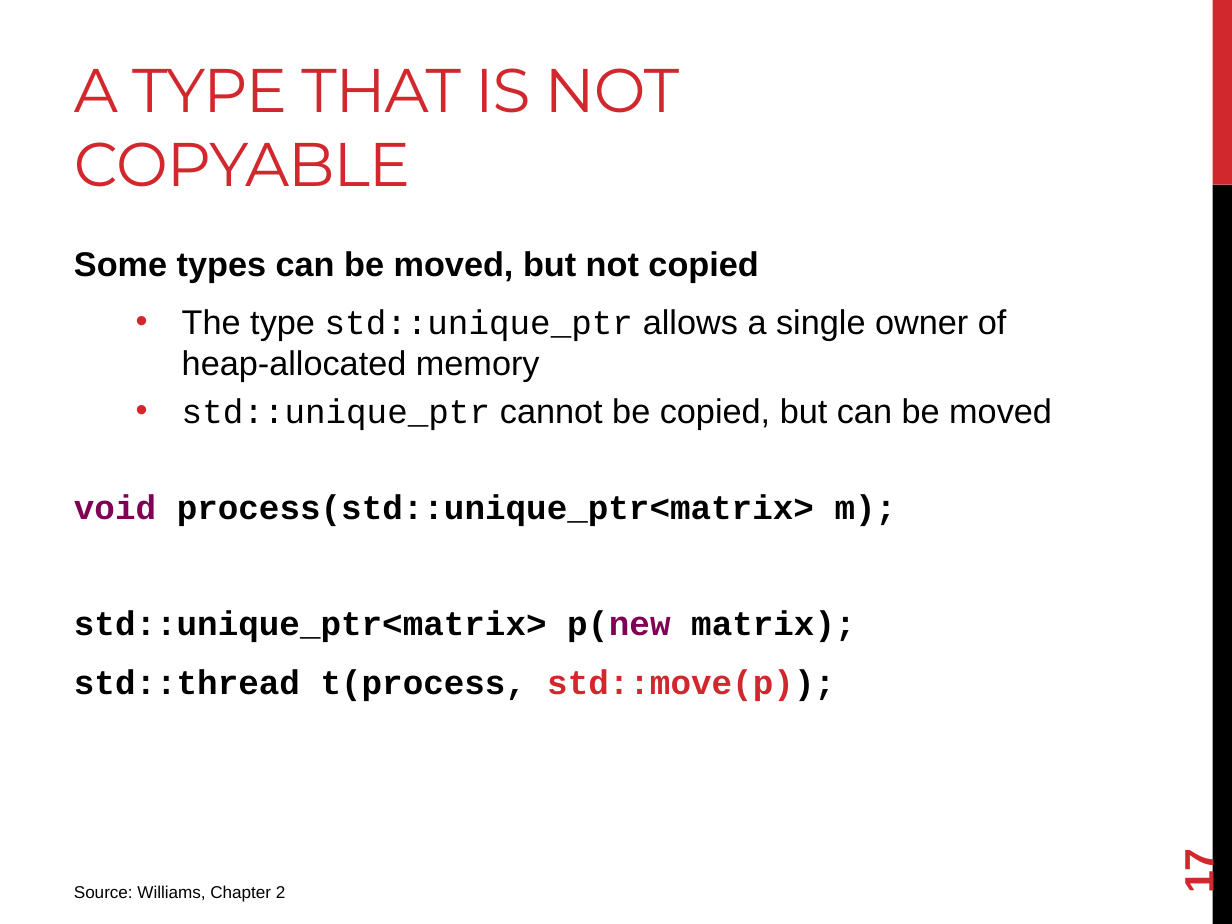
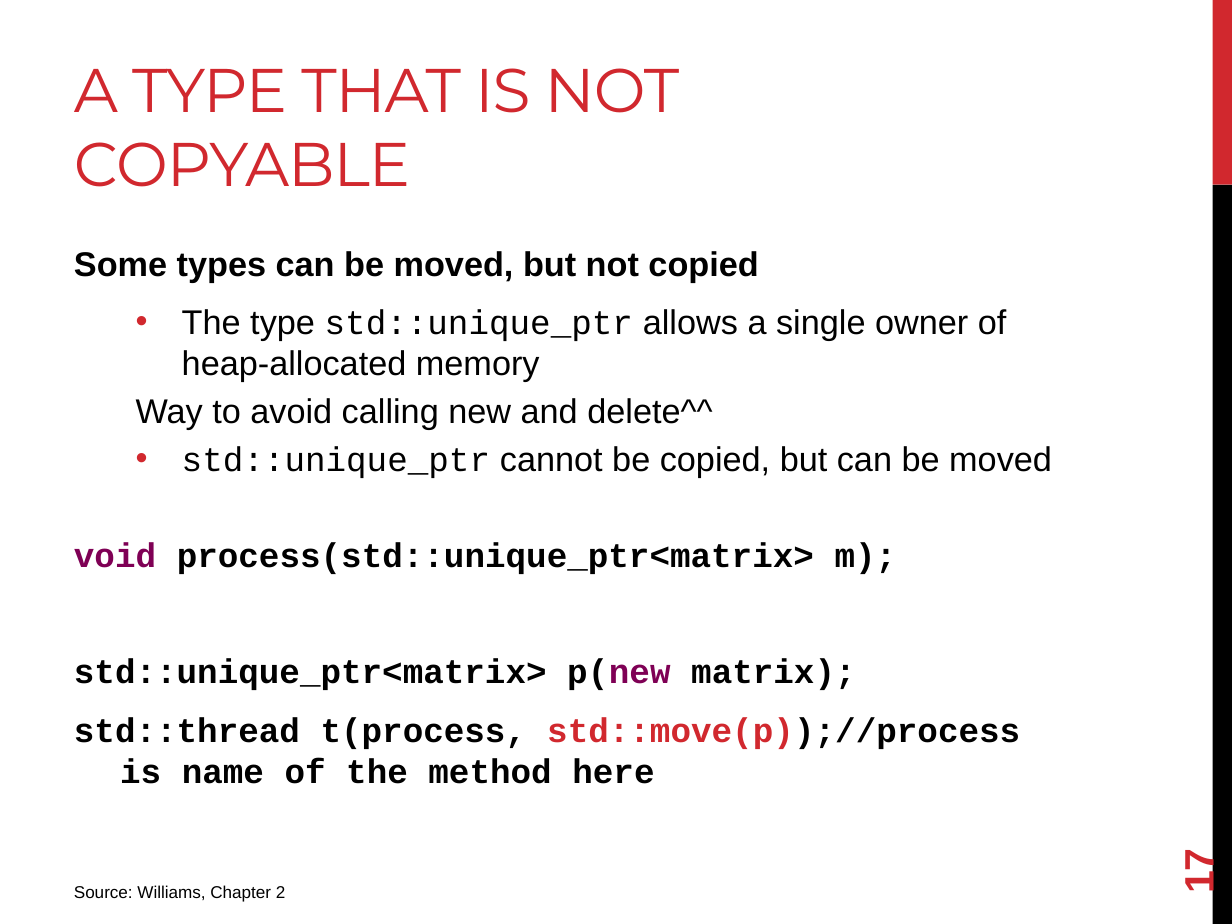
Before and after one commit to joshpeterson/DevelopingConcurrentSoftware, a slide deck: slide 17 of Lectures/Threads/Threads.pptx. Drawn at 1232x924 pixels with LibreOffice and Linux fonts; fonts in the diff are those of the drawing. Boxes give left, top, right and bottom in pixels: in the first picture for what was removed or moved away, otherwise in the second. Text is boxed around its words. In the diff, an @@ line names an element or a change of style, - is before the commit and + after.

```diff
--- a/Lectures/Threads/Threads.pptx
+++ b/Lectures/Threads/Threads.pptx
@@ text at (136, 398, 712, 430): paragraph added @@
+  Way to avoid calling new and delete^^
@@ text at (74, 717, 1020, 784): text changed @@
-std::thread t(process, std::move(p));
+std::thread t(process, std::move(p));//process is name of the method here
```
Also in this commit, not shown: 12 other slides changed, 12 other files.
